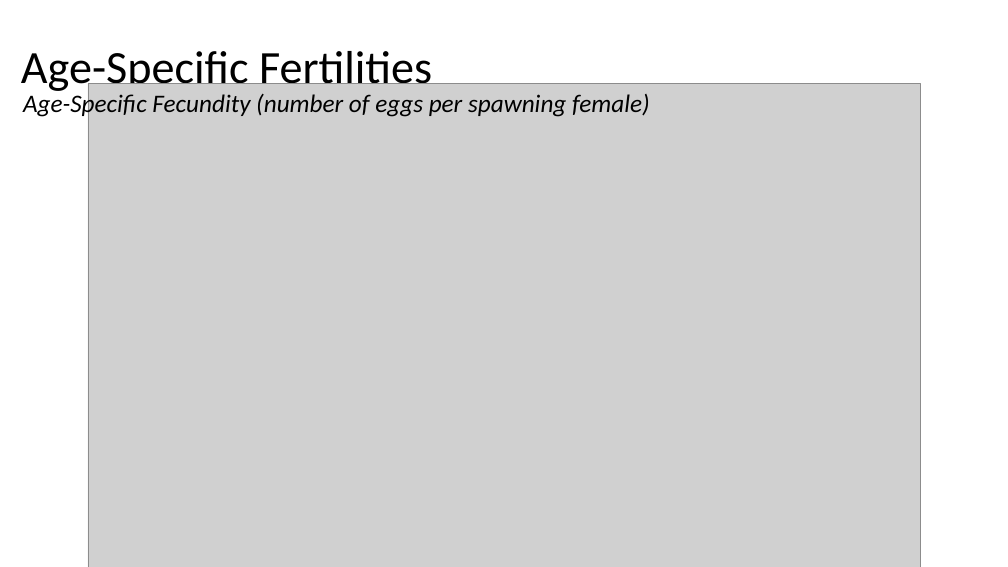
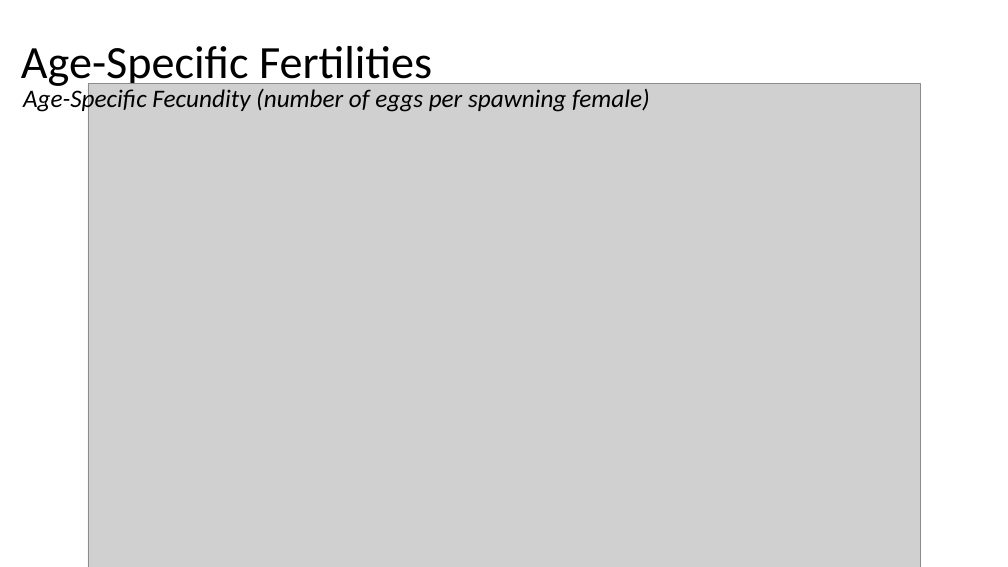
Before and after one commit to sreynolds2/LMOR-DPM, a slide deck: slide 9 of documents/Parameterization.pptx. Drawn at 1008x567 pixels with LibreOffice and Linux fonts; fonts in the diff are those of the drawing; grey boxes stand for pictures. Boxes give left, top, right and bottom in pixels: in the first picture for what was removed or moved away, otherwise in the second. Text is boxed around its words. In the diff, an @@ line names an element or a change of style, - is before the commit and + after.

Commit message:
gamma, fecundity, and figure updates

```diff
--- a/documents/Parameterization.pptx
+++ b/documents/Parameterization.pptx
@@ title "Age-Specific Fertilities": place and size @@
-title "Age-Specific Fertilities" at [21,51,432,95]
+title "Age-Specific Fertilities" at [21,46,432,90]
@@ text "Age-Specific Fecundity (number of eggs ...": place and size @@
-text "Age-Specific Fecundity (number of eggs ..." at [23,92,650,119]
+text "Age-Specific Fecundity (number of eggs ..." at [23,87,650,114]
```
Also in this commit, not shown: 11 other slides changed, 5 slides added, 11 other files.
